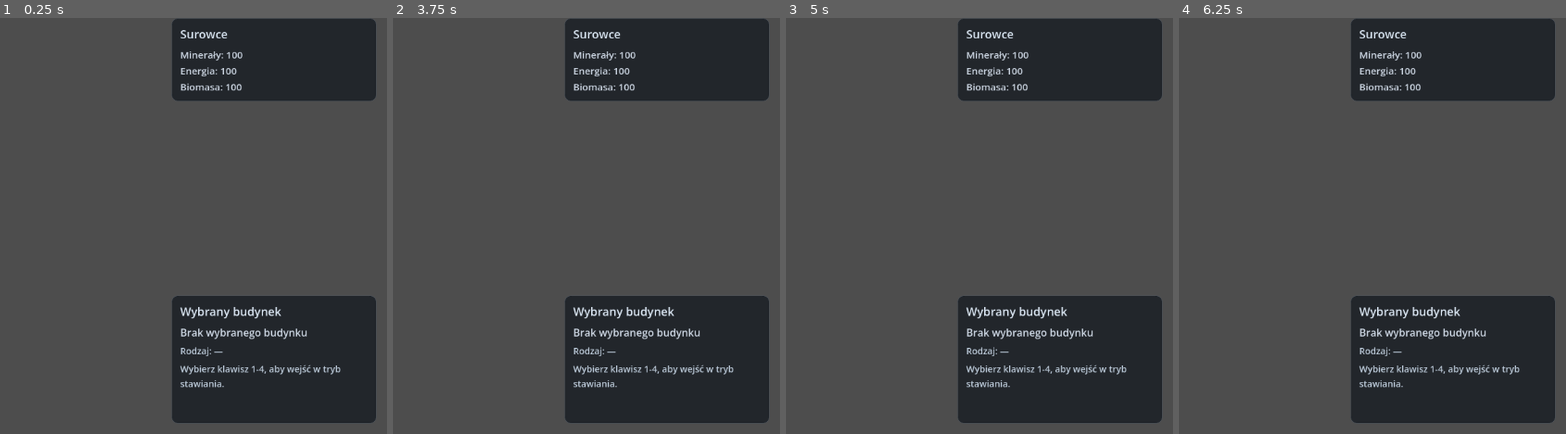
Above: before the commit, frames 1-4 (left to right).
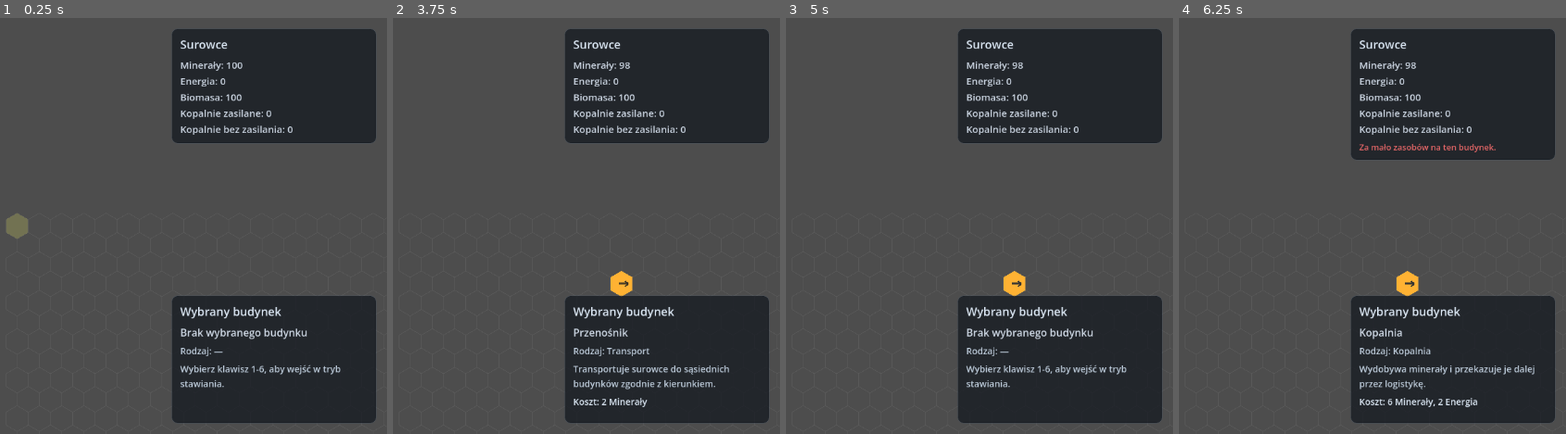
Above: after the commit, the same moments.

Repository: startrek1p2p/factory_game
Game: Godot game, scene res://scenes/main.tscn
Two runs of this game, one before a commit and one after it. Both use one fixed random seed, a clock stepped at 60 frames per second and the inputs below.
Inputs (mouse positions are in pixels of both pictures, inside the frame that each line leads up to):
- Up to frame 1 (0.25 s): no input
- Up to frame 2 (3.75 s): tap Enter at 0.5, 2, 3.5 s; move the mouse to (571, 205) at 0.52 s; tap S (camera_move_down) at 0.6 s; click (571, 205) at 0.67 s; tap Space at 1.25, 2.75 s; move the mouse to (outside the picture) at 1.27 s; tap A (camera_move_left) at 1.35 s; click (outside the picture) at 1.42 s; move the mouse to (485, 134) at 2.02 s; tap D (camera_move_right) at 2.1 s; click (485, 134) at 2.17 s; move the mouse to (outside the picture) at 2.77 s; tap W (camera_move_up) at 2.85 s; click (outside the picture) at 2.92 s; move the mouse to (632, 288) at 3.52 s; tap 3 (build_conveyor, bound only after the commit) at 3.6 s; click (632, 288) at 3.67 s
- Up to frame 3 (5 s): tap Space at 4.25 s; move the mouse to (outside the picture) at 4.27 s; tap 0 (build_disable, bound only after the commit) at 4.35 s; click (outside the picture) at 4.42 s
- Up to frame 4 (6.25 s): move the mouse to (1233, 226) at 5.02 s; tap 6 (build_energy_node, bound only after the commit) at 5.1 s; click (1233, 226) at 5.17 s; move the mouse to (outside the picture) at 5.77 s; tap 2 (build_mine, bound only after the commit) at 5.85 s; click (outside the picture) at 5.92 s

The runs differ from the first frame. In frame 1, 7.9% of the frame differs, in the area x 1-98%, y 0-86%; in frame 2, 9.3%; in frame 3, 7.9%; in frame 4, 11%, in the area x 44-98%, y 0-94%.
Error before the commit: Parse Error: Cannot infer the type of "building_type" variable because the value doesn't have a set type. (res://scripts/WorldRenderer.gd:81)

Commit message:
Napraw jawne typy w draw_energy_links w WorldRenderer

Diff:
--- a/scripts/WorldRenderer.gd
+++ b/scripts/WorldRenderer.gd
@@ -77,8 +77,8 @@
 
 	for y in range(grid.GRID_HEIGHT):
 		for x in range(grid.GRID_WIDTH):
-			var tile := Vector2i(x, y)
-			var building_type := grid.get_building_at(tile)
+			var tile: Vector2i = Vector2i(x, y)
+			var building_type: int = int(grid.get_building_at(tile))
 			if not _is_energy_link_candidate(building_type):
 				continue
 			all_energy_tiles.append(tile)
@@ -86,13 +86,13 @@
 				energy_nodes.append(tile)
 
 	for node_tile in energy_nodes:
-		var node_center := grid.grid_to_world(node_tile)
+		var node_center: Vector2 = grid.grid_to_world(node_tile)
 		for target_tile in all_energy_tiles:
 			if target_tile == node_tile:
 				continue
 			if not _is_in_energy_node_range(node_tile, target_tile):
 				continue
-			var target_center := grid.grid_to_world(target_tile)
+			var target_center: Vector2 = grid.grid_to_world(target_tile)
 			draw_line(node_center, target_center, ENERGY_LINK_COLOR, ENERGY_LINK_WIDTH)
 
 func draw_build_preview():
